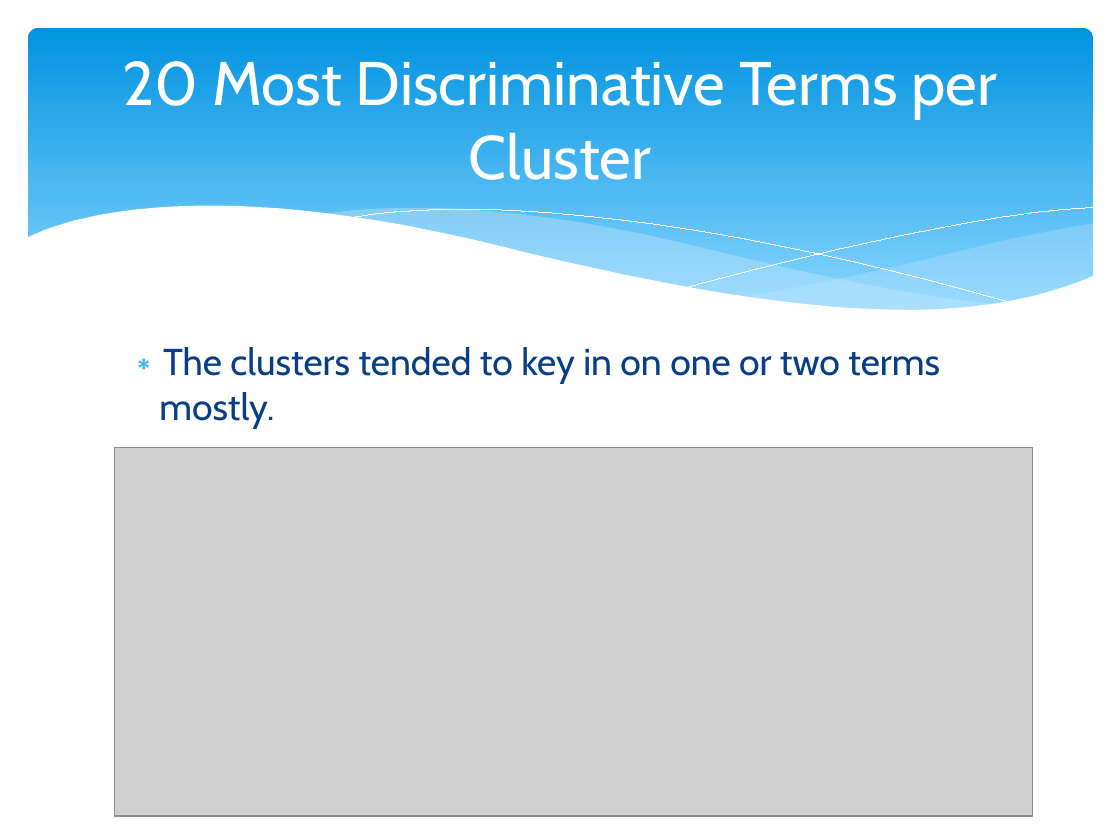
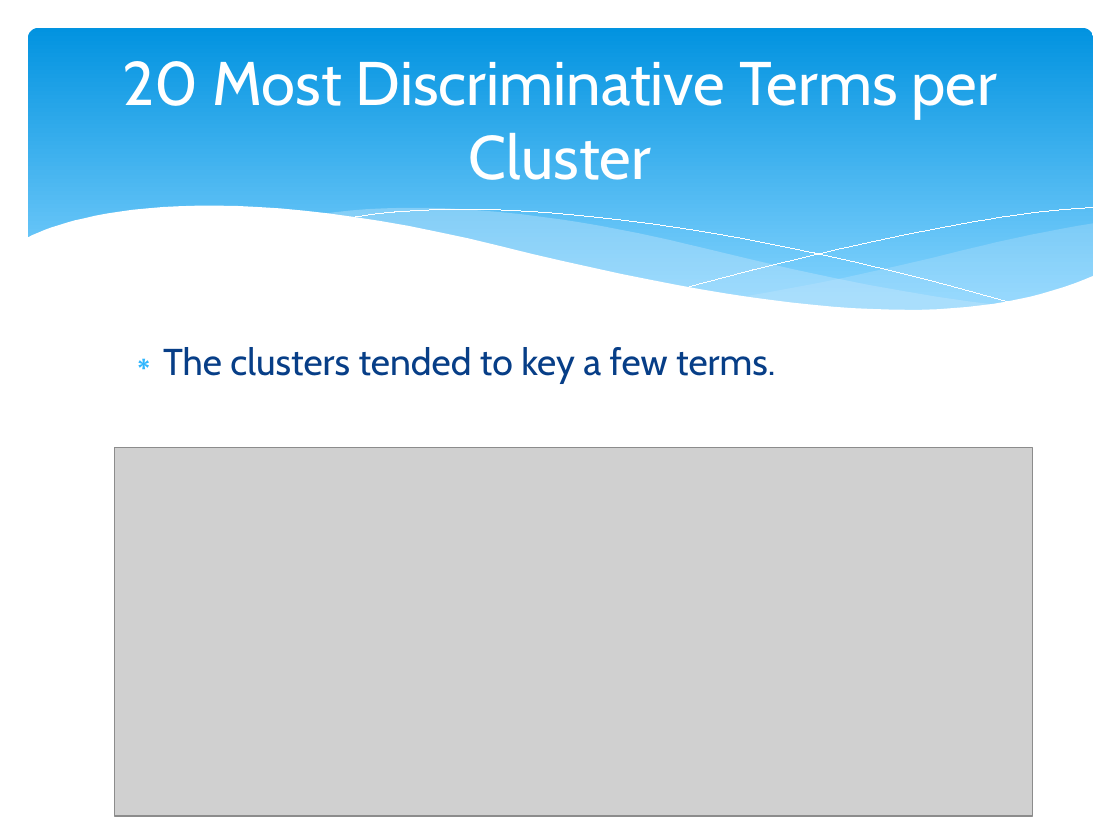
Before and after one commit to Mletter1/Challenge1, a slide deck: slide 16 of Presentation.pptx (slide 15 before the commit). Drawn at 1120x840 pixels with LibreOffice and Linux fonts; fonts in the diff are those of the drawing; grey boxes stand for pictures. Boxes give left, top, right and bottom in pixels: in the first picture for what was removed or moved away, otherwise in the second. Text is boxed around its words. In the diff, an @@ line names an element or a change of style, - is before the commit and + after.

```diff
--- a/Presentation.pptx
+++ b/Presentation.pptx
@@ text at <box>163,347,775,383</box>: text changed @@
-∗ The clusters tended to key in on one or two terms mostly.
+∗ The clusters tended to key a few terms.
```
Also in this commit, not shown: 4 other slides changed, 3 slides added, 2 slides removed.
